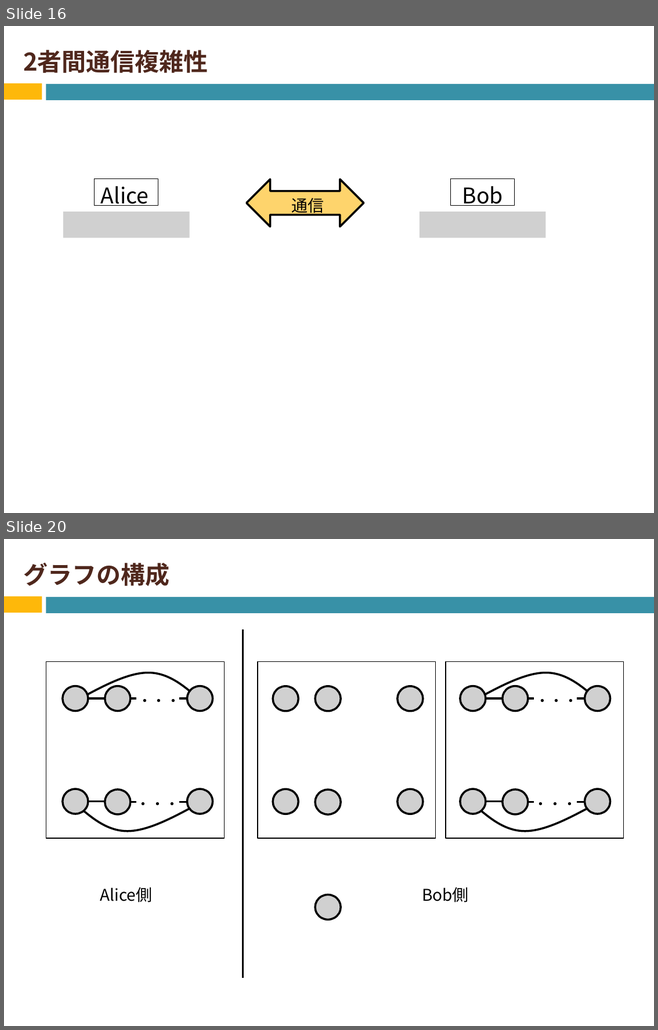
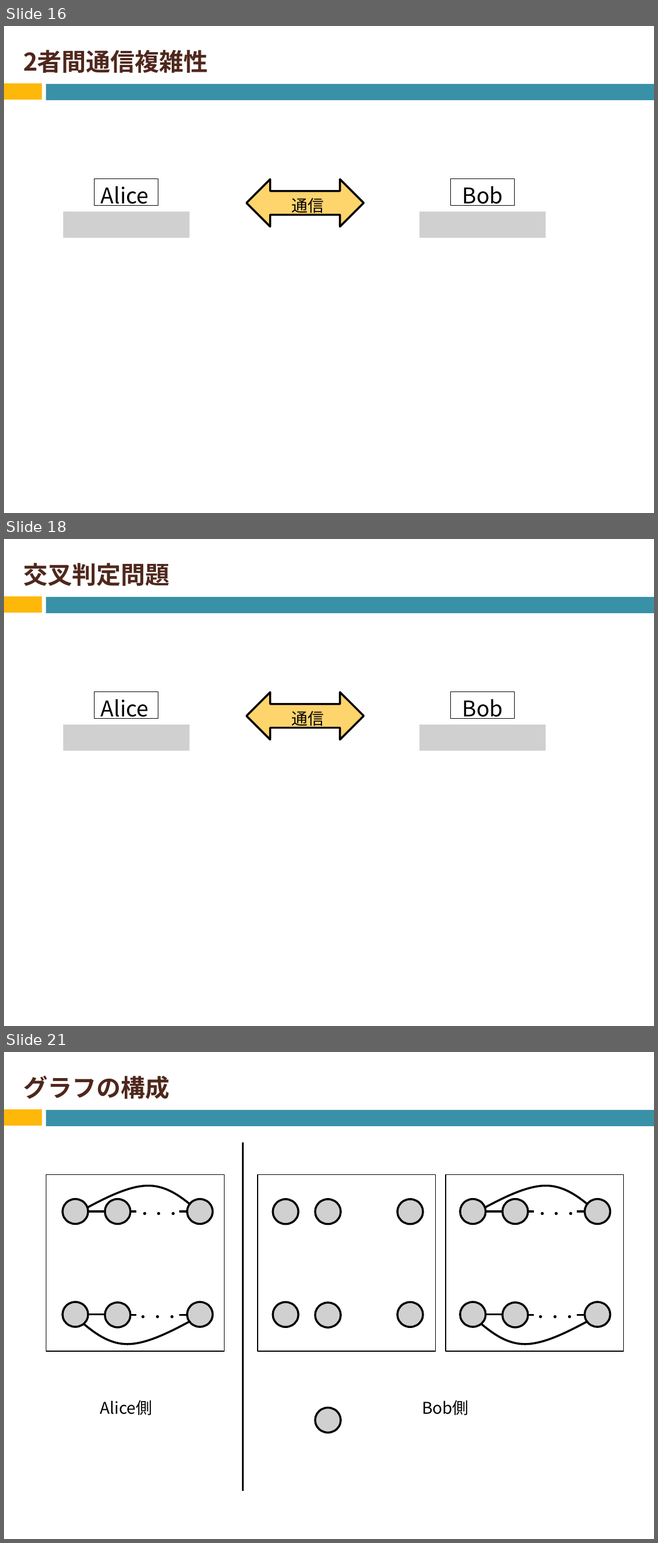
Before and after one commit to Izulabo-nitech/Distributed_Complexity_of_k-Maximal_Independent_Set_Verification, a slide deck: chukan/chukan2020_sato.pptx. Shown one above the other, each under a label of ours: slides 16 and 20 before the commit, slides 16, 18 and 21 after it; the slides between them are not shown. The pictures are 658x1030 and 658x1543 pixels, drawn with LibreOffice and Linux fonts; fonts in the diff are those of the drawing; grey boxes stand for pictures. Boxes give left, top, right and bottom in pixels: in the first picture for what was removed or moved away, otherwise in the second. Text is boxed around its words. In the diff, an @@ line names an element or a change of style, - is before the commit and + after.

```diff
--- a/chukan/chukan2020_sato.pptx
+++ b/chukan/chukan2020_sato.pptx
@@ slide 18 added at (4, 539, 654, 1026), background #FFFFFF; not listed: 2 template elements that a slide beside it also shows @@
@@ title added at (23, 563, 169, 586), 27 pt, text #4F271C, bold @@
+交叉判定問題
@@ rectangle added at (94, 692, 158, 718), outline #000000 0.75 pt @@
@@ left right arrow added at (246, 692, 363, 740), fill #FED46C, outline #000000 2.25 pt @@
@@ rectangle added at (450, 692, 514, 718), outline #000000 0.75 pt @@
@@ text added at (101, 699, 148, 719), 24 pt, text #000000 @@
+Alice
@@ text added at (292, 711, 324, 729), 18 pt, text #000000 @@
+通信
@@ text added at (462, 699, 502, 719), 24 pt, text #000000 @@
+Bob
@@ picture added at (63, 725, 189, 751) @@
@@ picture added at (419, 725, 545, 751) @@
@@ what was slide 20 is now slide 21 @@
```
Also in this commit, not shown: 8 slides changed, 4 other slides added, 4 slides removed.
